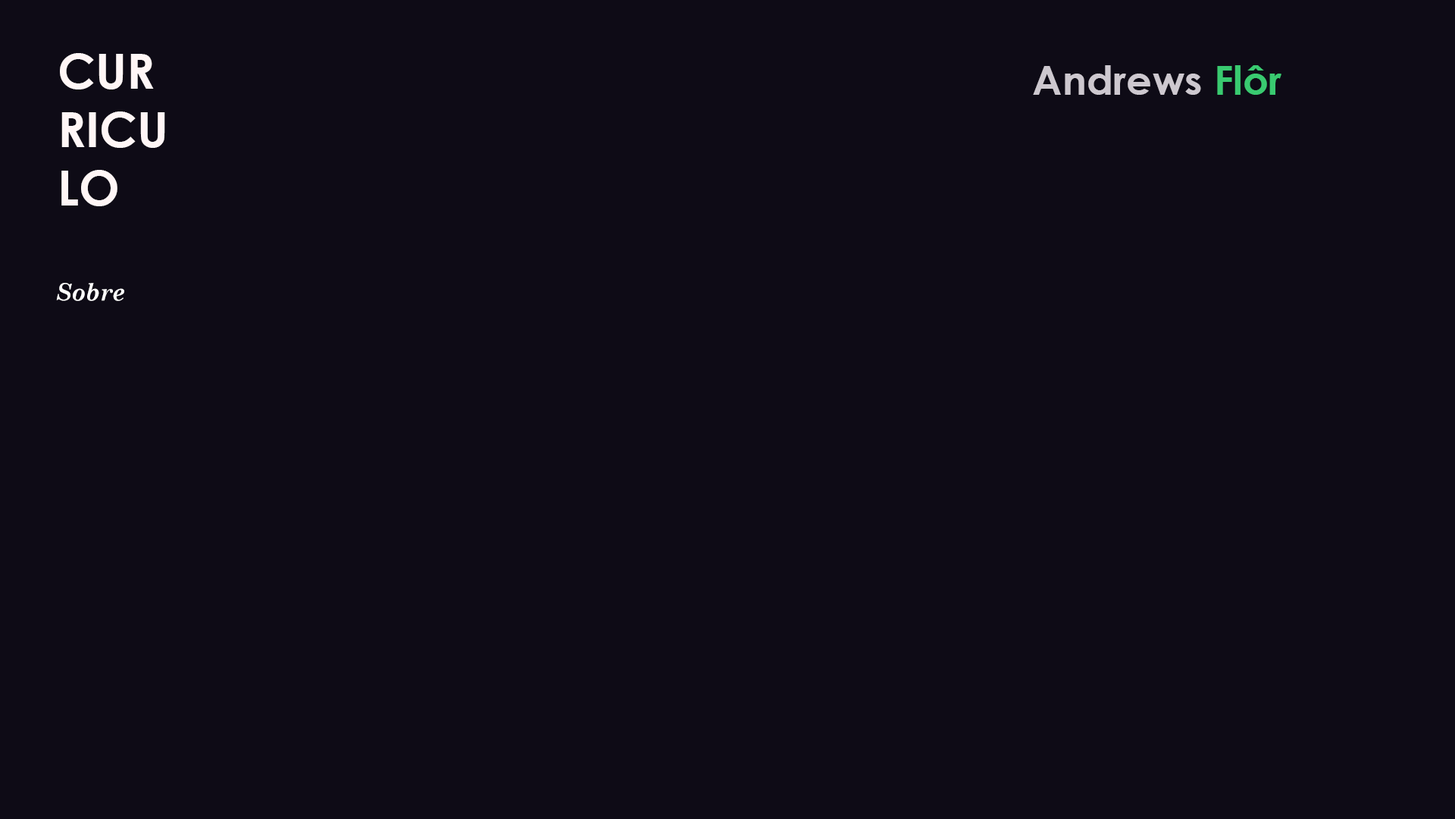
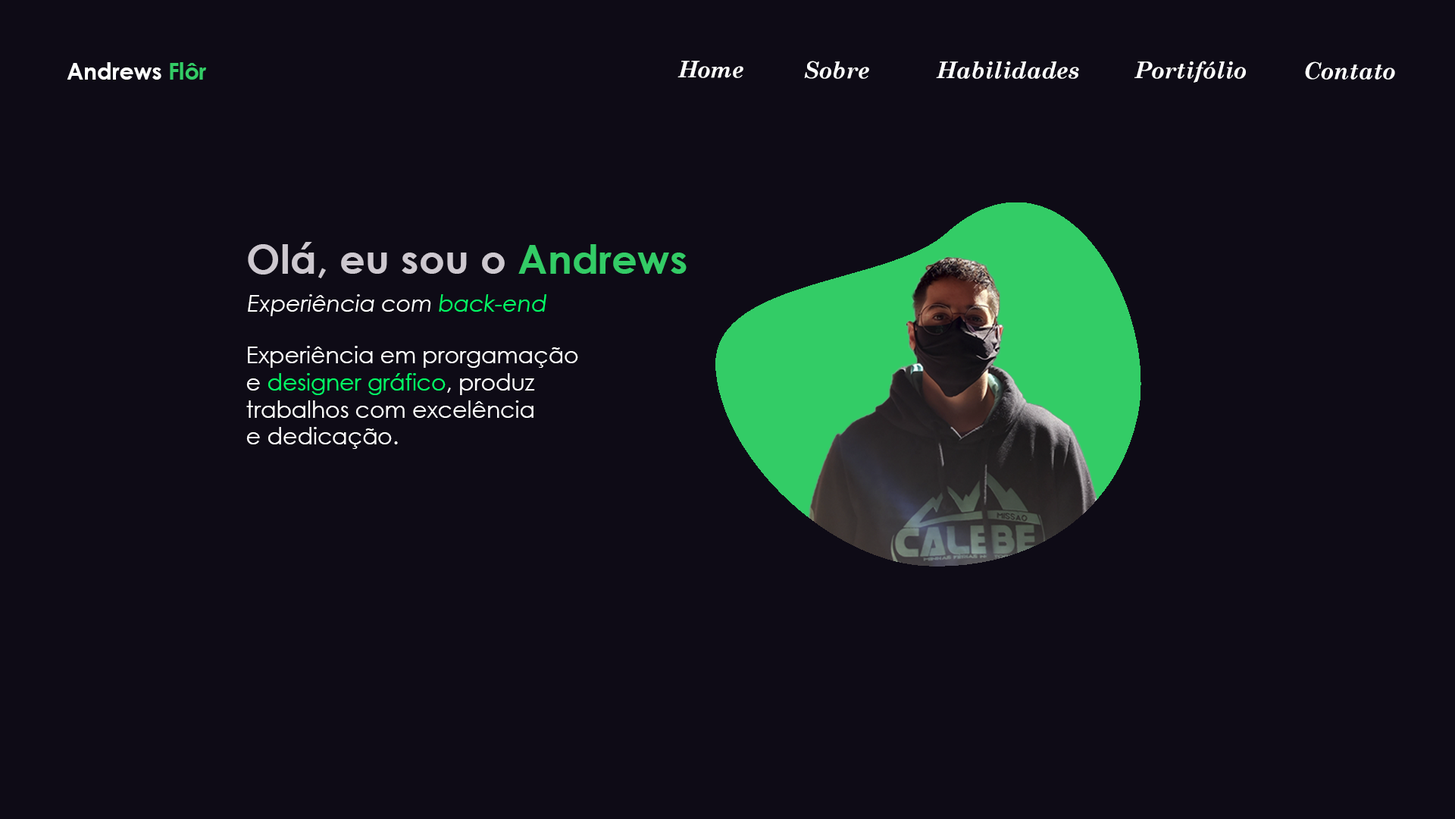
Revision of a layered 1455px x 819px image; what changed, layer by layer:
added group "Home" (1st of 2) with 13 layers above "Background" over <box>56,53,1396,567</box>
added layer "Experiência em prorgamação e designer gráfico, produz trabalhos" in group "Home" over <box>246,345,579,449</box>
added layer "Experiência com back-end" in group "Home" over <box>247,294,547,317</box>
renamed "Andrews Flôr" to "Olá, eu sou o Andrews", moved it into group "Home", painted on it over <box>247,65,1282,279</box>
added group "Agrupar 1" with 2 layers in group "Home" over <box>715,93,1142,567</box>
added layer "20210802_124121" in group "Agrupar 1" over <box>715,93,1118,567</box>
added layer "Camada 1" in group "Agrupar 1" over <box>715,202,1142,567</box>
renamed "CUR RICU LO" to "Andrews Flôr", moved it into group "Home", painted on it over <box>59,53,207,207</box>
added layer "Habilidades" in group "Home" over <box>936,61,1080,79</box>
added layer "Contato" in group "Home" over <box>1305,61,1396,80</box>
added layer "Portifólio" in group "Home" over <box>1134,60,1247,83</box>
added layer "Home" (2nd of 2, in "Home") in group "Home" over <box>677,60,744,79</box>
moved "Sobre" into group "Home", painted on it over <box>56,60,870,301</box>
moved "VOID #0E0B16" into group "Home" over <box>56,53,1396,567</box>
